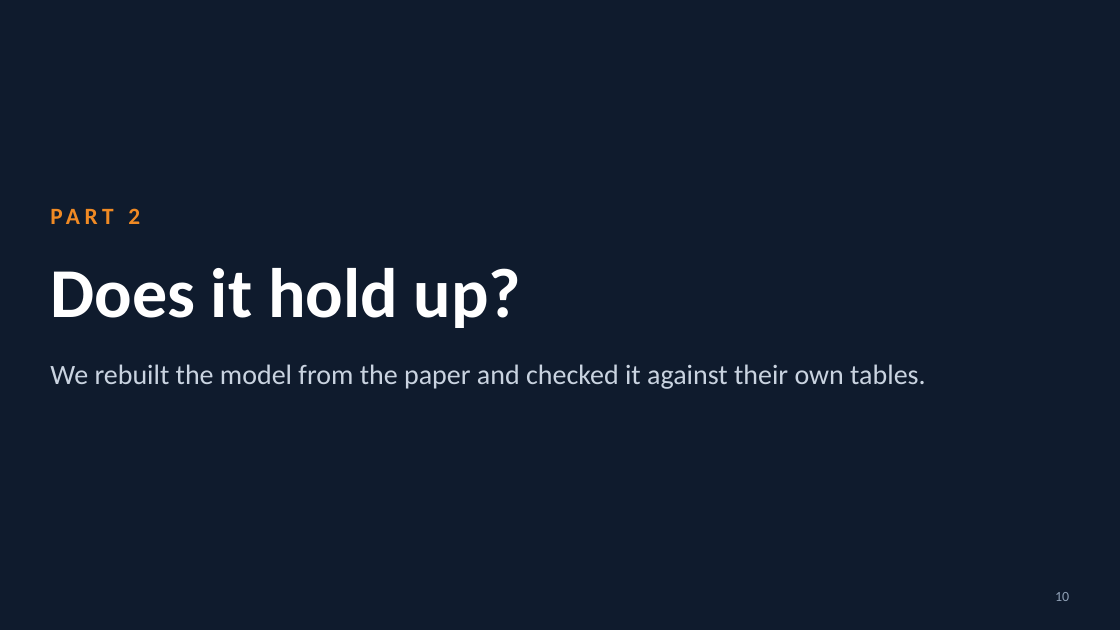
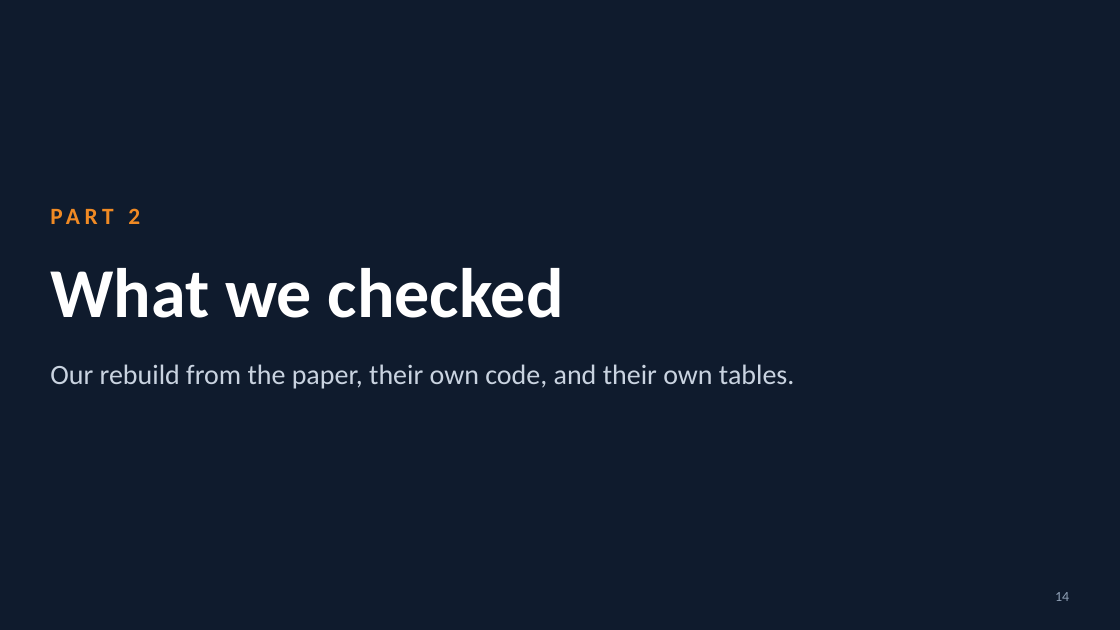
Before and after one commit to YusufBilo78/amc, a slide deck: slide 14 of deck/moshe_paper_icrnna.pptx (slide 10 before the commit). Drawn at 1120x630 pixels with LibreOffice and Linux fonts; fonts in the diff are those of the drawing. Boxes give left, top, right and bottom in pixels: in the first picture for what was removed or moved away, otherwise in the second. Text is boxed around its words. In the diff, an @@ line names an element or a change of style, - is before the commit and + after.

```diff
--- a/deck/moshe_paper_icrnna.pptx
+++ b/deck/moshe_paper_icrnna.pptx
@@ text at (50, 268, 564, 318): text changed @@
-Does it hold up?
+What we checked
@@ text at (50, 364, 795, 389): text changed @@
-We rebuilt the model from the paper and checked it against their own tables.
+Our rebuild from the paper, their own code, and their own tables.
@@ text at (1055, 592, 1069, 601): text changed @@
-10
+14
```
Also in this commit, not shown: 10 other slides changed, 9 slides added, 5 slides removed, 6 other files.
